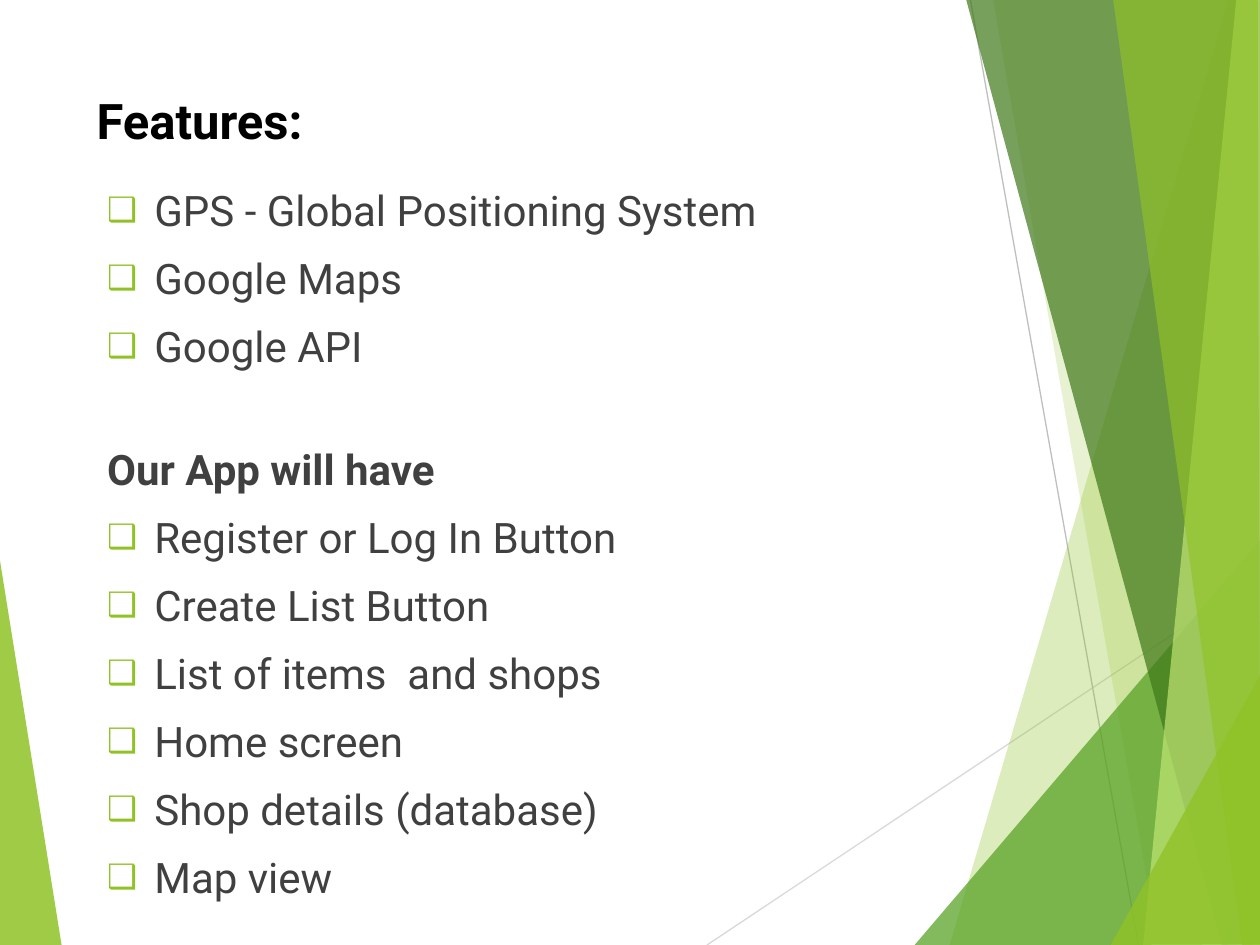
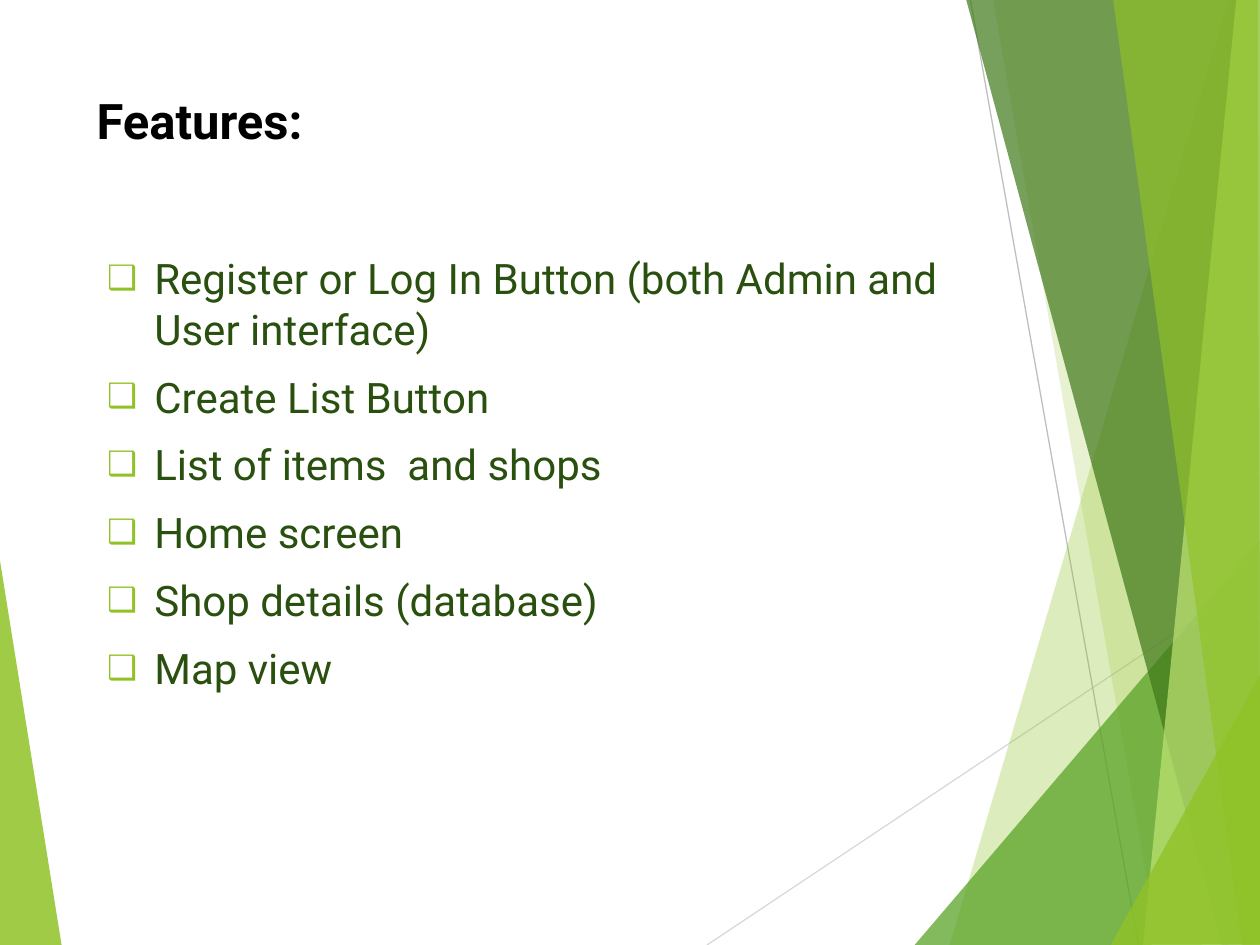
Before and after one commit to nsuspring2019cse299sec4/Group-3, a slide deck: slide 6 of project idea slides.pptx. Drawn at 1260x945 pixels with LibreOffice and Linux fonts; fonts in the diff are those of the drawing. Boxes give left, top, right and bottom in pixels: in the first picture for what was removed or moved away, otherwise in the second. Text is boxed around its words. In the diff, an @@ line names an element or a change of style, - is before the commit and + after.

```diff
--- a/project idea slides.pptx
+++ b/project idea slides.pptx
@@ text at box(154, 260, 937, 355): text changed; text colour #404040 to #2A5010 @@
-❑ GPS - Global Positioning System
-❑ Google Maps
-❑ Google API
-Our App will have
-❑ Register or Log In Button
+❑ Register or Log In Button (both Admin and User interface)
@@ text at box(154, 382, 602, 693): text colour #404040 to #2A5010 in "Create List Button", "List of items and shops", "Home screen", "Shop details (database)" and 1 more places @@
```
Also in this commit, not shown: 1 other slide changed, 1 slide added.
